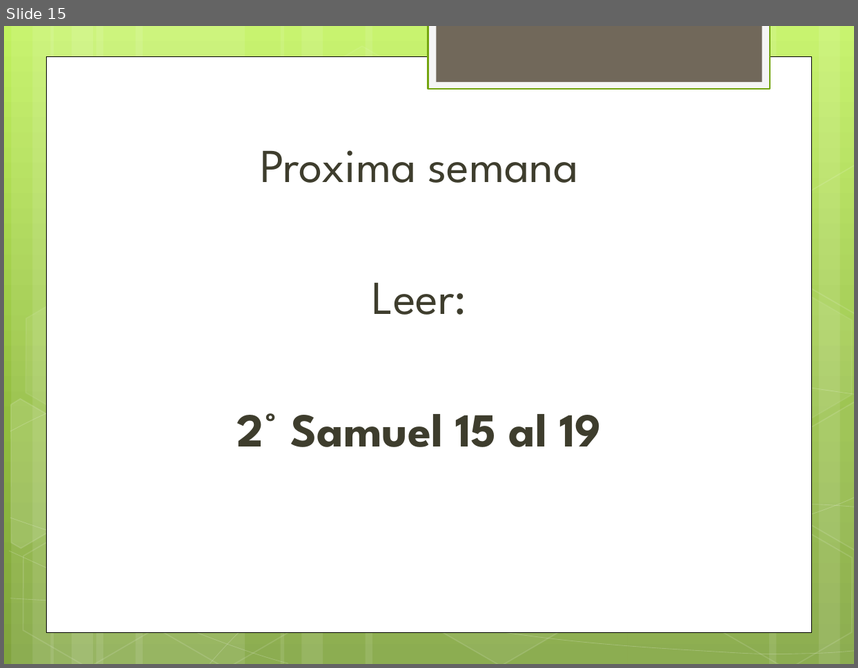
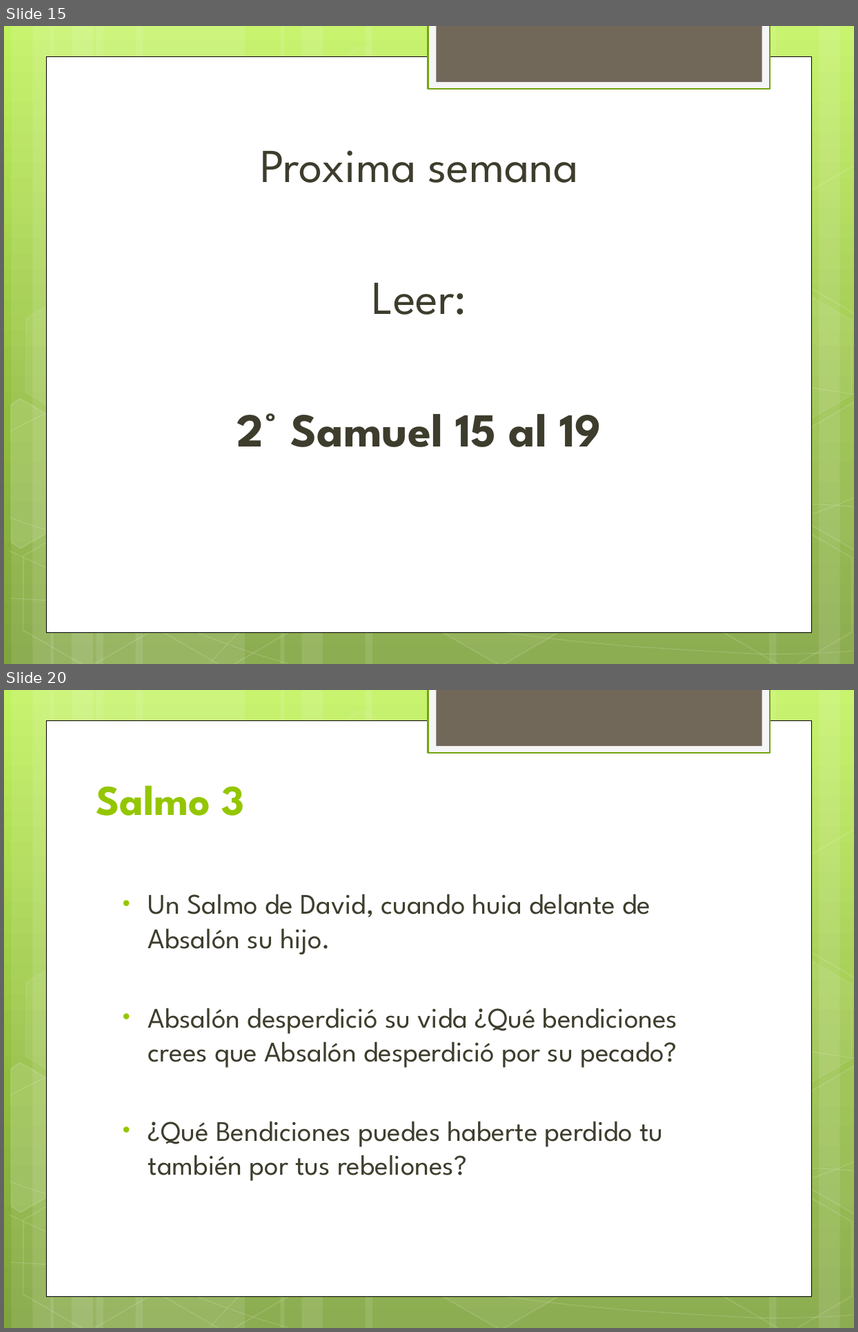
Before and after one commit to afols/iglesia, a slide deck: trunk/ iglesia --username adrianfols/Escuela Dominical/12 personajes/PPTs/El Rebelde Absalón.pptx. Shown one above the other, each under a label of ours: slide 15 before the commit, slides 15 and 20 after it; the slides between them are not shown. The pictures are 858x668 and 858x1332 pixels, drawn with LibreOffice and Linux fonts; fonts in the diff are those of the drawing. Boxes give left, top, right and bottom in pixels: in the first picture for what was removed or moved away, otherwise in the second. Text is boxed around its words. In the diff, an @@ line names an element or a change of style, - is before the commit and + after.

```diff
--- a/trunk/ iglesia --username adrianfols/Escuela Dominical/12 personajes/PPTs/El Rebelde Absalón.pptx
+++ b/trunk/ iglesia --username adrianfols/Escuela Dominical/12 personajes/PPTs/El Rebelde Absalón.pptx
@@ slide 20 added at [4,690,854,1328], background gradient #C3F35F to #93BF3F to #81A53E; not listed: 31 template elements that a slide beside it also shows @@
@@ title added at [96,785,245,816], 36 pt, text #94C600, bold @@
+Salmo 3
@@ text added at [148,894,678,1181], 24 pt, text #3E3D2D @@
+• Un Salmo de David, cuando huia delante de Absalón su hijo.
+• Absalón desperdició su vida ¿Qué bendiciones crees que Absalón desperdició por su pecado?
+• ¿Qué Bendiciones puedes haberte perdido tu también por tus rebeliones?
```
Also in this commit, not shown: 4 other slides added, 13 other files.
